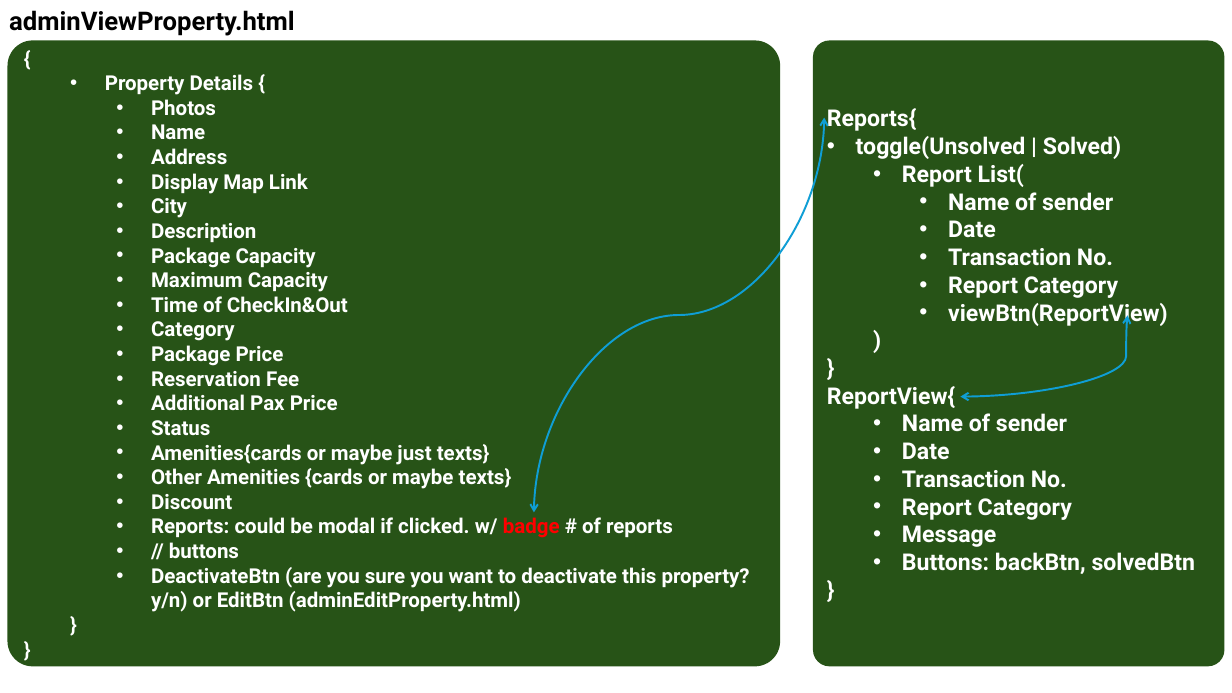
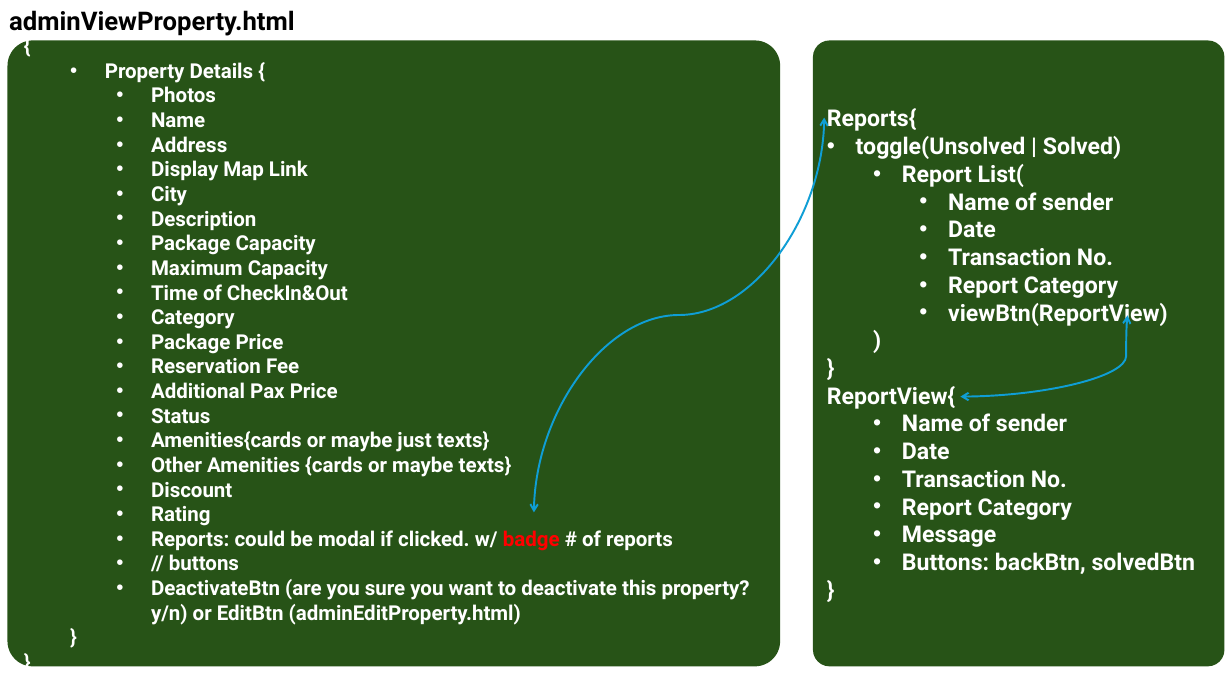
Before and after one commit to Booking-Resevation-Betcha-Homie-House/CAPSTONE-Development-Road-Map, a slide deck: slide 15 of betchaBooking-USECASE.pptx. Drawn at 1232x693 pixels with LibreOffice and Linux fonts; fonts in the diff are those of the drawing. Boxes give left, top, right and bottom in pixels: in the first picture for what was removed or moved away, otherwise in the second. Text is boxed around its words. In the diff, an @@ line names an element or a change of style, - is before the commit and + after.

```diff
--- a/betchaBooking-USECASE.pptx
+++ b/betchaBooking-USECASE.pptx
@@ text in rounded rectangle at box(151, 506, 211, 526): paragraph added @@
+    • Rating
```
